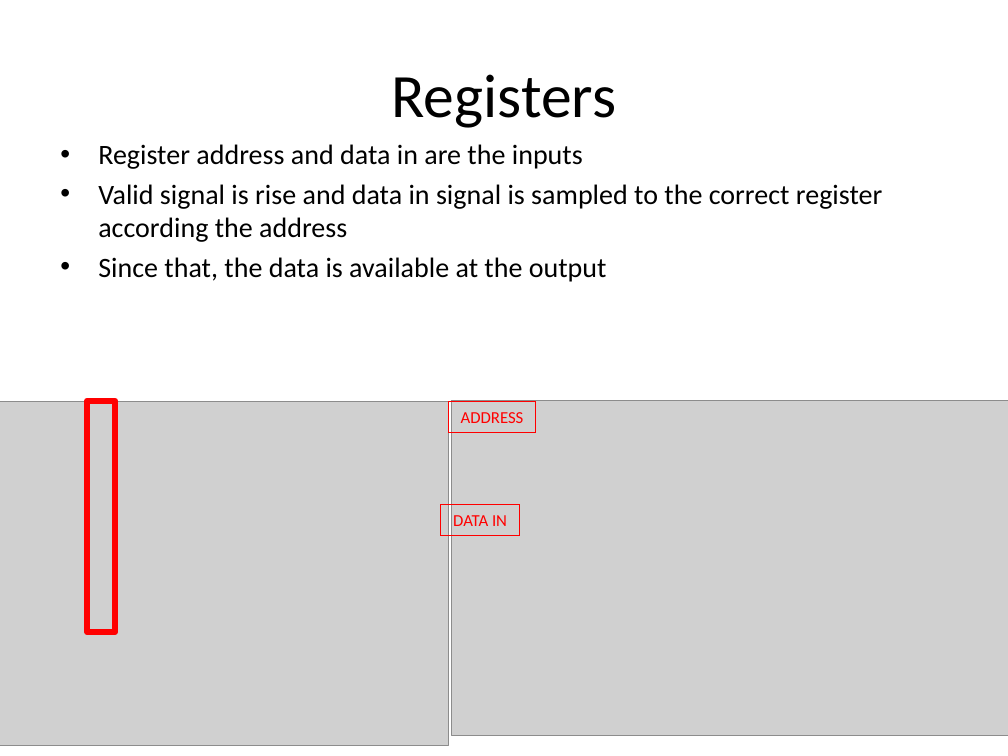
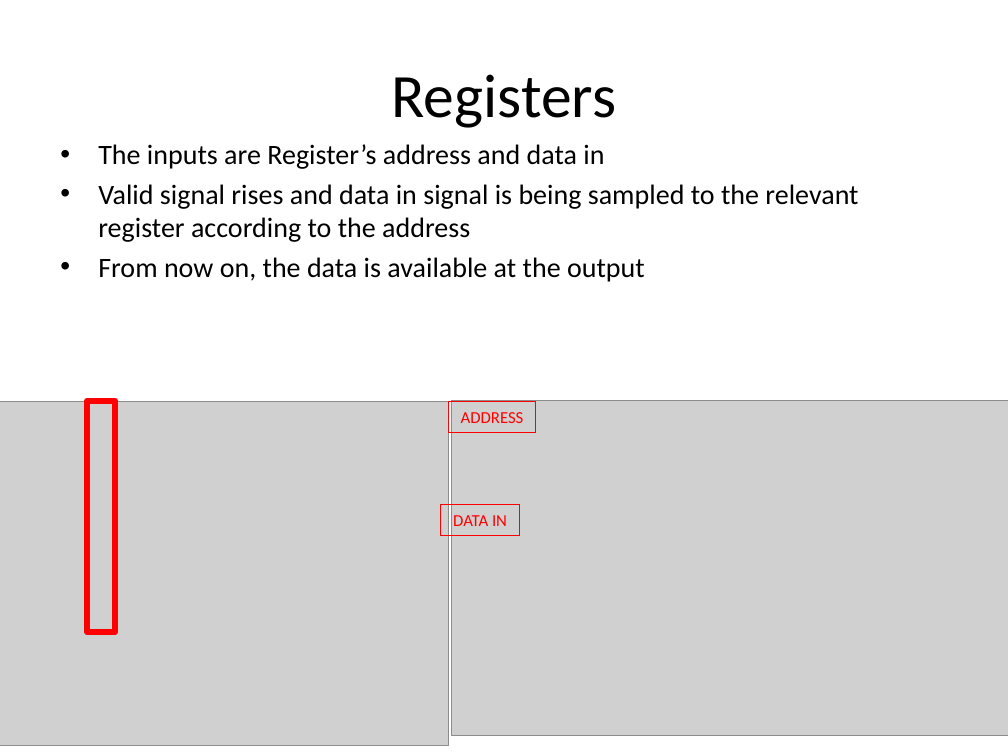
Before and after one commit to battellino/moran-zvika-project, a slide deck: slide 10 of presentation/final/final.pptx. Drawn at 1008x756 pixels with LibreOffice and Linux fonts; fonts in the diff are those of the drawing; grey boxes stand for pictures; background and template pictures are left out. Boxes give left, top, right and bottom in pixels: in the first picture for what was removed or moved away, otherwise in the second. Text is boxed around its words. In the diff, an @@ line names an element or a change of style, - is before the commit and + after.

```diff
--- a/presentation/final/final.pptx
+++ b/presentation/final/final.pptx
@@ text at bbox=[98, 144, 858, 282]: text changed @@
-• Register address and data in are the inputs
-• Valid signal is rise and data in signal is sampled to the correct register according the address
-• Since that, the data is available at the output
+• The inputs are Register’s address and data in
+• Valid signal rises and data in signal is being sampled to the relevant register according to the address
+• From now on, the data is available at the output
```
Also in this commit, not shown: 8 other slides changed.
